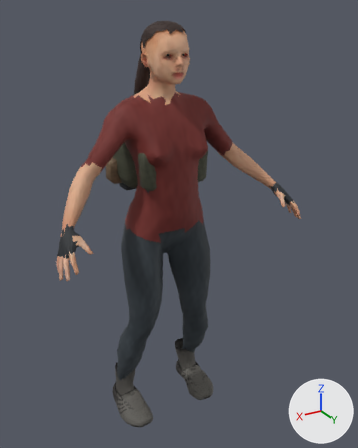
The FBX model Assets/Resources/ProductionArt/Eva.fbx, before and after one commit.
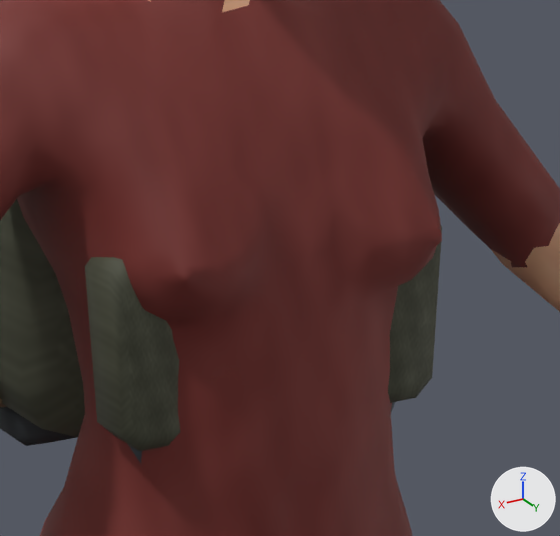
Old and new are each drawn whole from a 50 mm lens placed at (0.971, 1.814, 1.847), pointed at (-0.055, 0.104, 0.992) and again close up on the part from 34% to 65% of the width and 23% to 46% of the height. Every picture has the same lights, and +X, +Y and +Z are marked at lower right. The last two pictures show the newer version.

The first close-up shows 'Eva skinned body'.
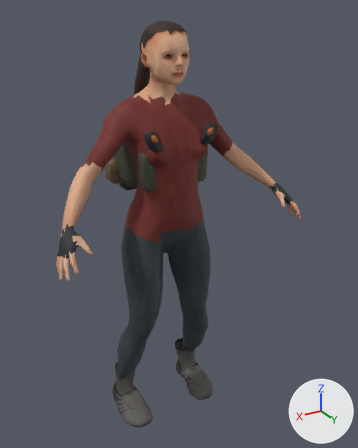
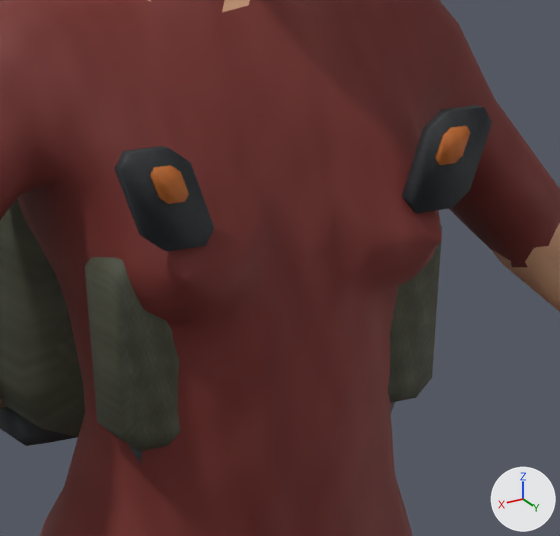
What differs and where, as boxes (x1, y1, x2, y2) in the close-ups (560 x 536 px):
part 1 of me_eva_skin, added (brown)
    after: (435, 126, 470, 165)
part 2 of me_eva_skin, added (brown)
    after: (150, 165, 189, 204)
part 3 of me_eva_skin, added
    after: (402, 105, 492, 213)
part 4 of me_eva_skin, added
    after: (114, 146, 214, 251)

Diff of the bpy script that builds the scene:
```diff
--- a/Assets/Resources/ProductionArt/Eva.fbx.py
+++ b/Assets/Resources/ProductionArt/Eva.fbx.py
@@ me_eva_skin @@
 # used by ob_eva_skinned_body; location = (0.0, 0.0, 0.0)
-me_eva_skin.from_pydata(...)  # 3733 vertices, 5665 faces; spans x -0.55..0.55, y -0.15..0.37, z 0.01..1.81
+me_eva_skin.from_pydata(...)  # 3797 vertices, 5705 faces; spans x -0.55..0.55, y -0.15..0.37, z 0.01..1.81
+# me_eva_skin part 1: the loose piece of 16 vertices spanning x -0.11..-0.09, y -0.15..-0.14, z 1.23..1.25 is copied, and the copy is moved by (-0.03, 0.37, 0.17); it spans x -0.14..-0.11, y 0.22..0.23, z 1.4..1.43
+# me_eva_skin part 2: the loose piece of 16 vertices spanning x 0.09..0.11, y -0.15..-0.14, z 1.23..1.25 is copied, and the copy is moved by (0.03, 0.37, 0.17); it spans x 0.11..0.14, y 0.22..0.23, z 1.4..1.43
+# me_eva_skin part 3: a new loose piece of 16 vertices spanning x -0.16..-0.09, y 0.21..0.22, z 1.37..1.44, in mat_character_atlas
+# me_eva_skin part 4: a new loose piece of 16 vertices spanning x 0.09..0.16, y 0.21..0.22, z 1.37..1.44, in mat_character_atlas
 me_eva_skin.materials.append(mat_character_atlas)
```
